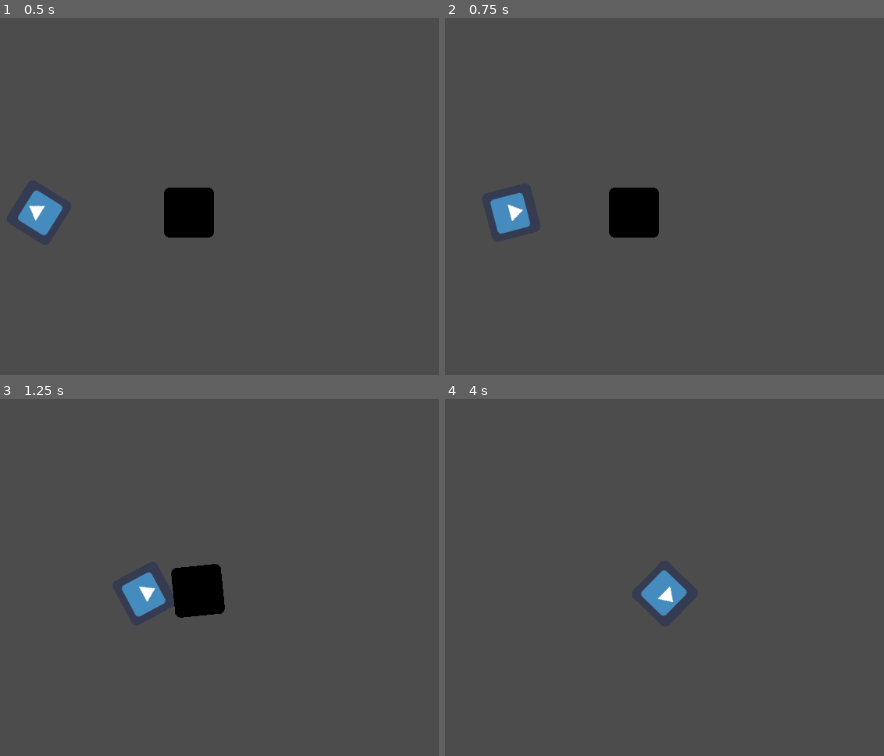
Above: before the commit, frames 1-4 (two rows, left to right).
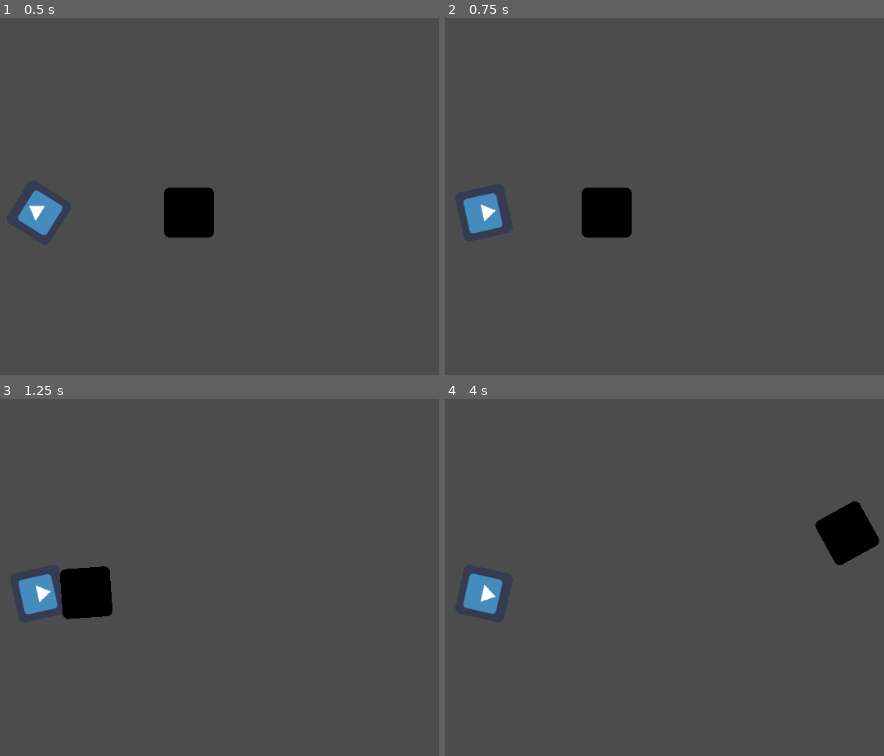
Above: after the commit, the same moments.

Repository: satchpuri/Godot_Engine_Jam
Game: Godot game, scene res://Scenes/PlayerEnemy.tscn
The game is run twice, just before and just after one commit, with the same random seed, the same clock (stepped at 60 frames per second) and the same inputs. The engine's default icon, where the game draws it, is replaced by a stand-in: a white triangle on a blue panel in a dark square.
Inputs (mouse positions are in pixels of both pictures, inside the frame that each line leads up to):
- Up to frame 1 (0.5 s): no input
- Up to frame 2 (0.75 s): tap Enter at 0.5 s; move the mouse to (660, 175) at 0.52 s; hold Right (ui_right) from 0.53 s (still down)
- Up to frame 3 (1.25 s): keep holding Right (ui_right)
- Up to frame 4 (4 s): move the mouse to (outside the picture) at 1.27 s; release Right (ui_right) at 1.28 s; hold Down (ui_down) 1.28-2.03 s; move the mouse to (563, 473) at 2.02 s; hold Right (ui_right) 2.03-2.78 s; move the mouse to (outside the picture) at 2.77 s; hold Up (ui_up) 2.78-3.53 s; move the mouse to (725, 648) at 3.52 s; hold Left (ui_left) from 3.53 s (still down)

Frame 1 is identical in both runs. In frame 2, 3.1% of the frame differs, in the area x 4-49%, y 47-62%; in frame 3, 4.8%, in the area x 4-52%, y 46-62%; in frame 4, 3.2%.

Commit message:
Follow player camera

Diff:
--- /dev/null
+++ b/Scenes/Camera.gd
@@ -0,0 +1,19 @@
+extends Node
+
+
+onready var screen_size = Vector2(OS.get_screen_size().x, OS.get_screen_size().y)
+onready var player = get_node("Player")
+onready var last_player_pos = player.position
+
+func _ready():
+
+	pass
+
+func _on_Player_move():
+	var player_offset = last_player_pos - player.position
+	last_player_pos = player.position
+	var canvas_transform = get_viewport().get_canvas_transform()
+	canvas_transform[2] += player_offset
+	get_viewport().set_canvas_transform(canvas_transform)
+	print("Update Camera")
+	pass
--- a/Scenes/Player.gd
+++ b/Scenes/Player.gd
@@ -10,6 +10,8 @@
 var motion = Vector2()
 var dir = Vector2()
 const UP = Vector2(0,0)
+
+signal move
 
 func _ready():
 	# Called every time the node is added to the scene.
@@ -38,4 +40,5 @@
 	dir = (get_local_mouse_position() - position).normalized()
 	look_at(get_global_mouse_position())
 	move_and_slide(motion)
+	emit_signal("move")
 	pass
--- a/Scenes/PlayerEnemy.tscn
+++ b/Scenes/PlayerEnemy.tscn
@@ -1,7 +1,8 @@
-[gd_scene load_steps=5 format=2]
+[gd_scene load_steps=6 format=2]
 
-[ext_resource path="res://Scenes/Player.gd" type="Script" id=1]
-[ext_resource path="res://icon.png" type="Texture" id=2]
+[ext_resource path="res://Scenes/Camera.gd" type="Script" id=1]
+[ext_resource path="res://Scenes/Player.gd" type="Script" id=2]
+[ext_resource path="res://icon.png" type="Texture" id=3]
 
 [sub_resource type="RectangleShape2D" id=1]
 
@@ -15,15 +16,16 @@
 
 [node name="World" type="Node" index="0"]
 
+script = ExtResource( 1 )
+
 [node name="Player" type="KinematicBody2D" parent="." index="0"]
 
-editor/display_folded = true
 position = Vector2( 512, 320 )
 input_pickable = false
 collision_layer = 1
 collision_mask = 1
 collision/safe_margin = 0.08
-script = ExtResource( 1 )
+script = ExtResource( 2 )
 _sections_unfolded = [ "Transform" ]
 __meta__ = {
 "_edit_group_": true
@@ -68,11 +70,11 @@
 [node name="Sprite" type="Sprite" parent="RigidBody2D" index="0"]
 
 modulate = Color( 0, 0, 0, 1 )
-texture = ExtResource( 2 )
+texture = ExtResource( 3 )
 _sections_unfolded = [ "Visibility" ]
 
 [node name="CollisionShape2D" type="CollisionShape2D" parent="RigidBody2D" index="1"]
 
 shape = SubResource( 2 )
 
-[node name="View" type="Node" parent="." index="2"]
+[connection signal="move" from="Player" to="." method="_on_Player_move"]
Not shown: 1 places in Scenes/PlayerEnemy.tscn that only renumber resources
